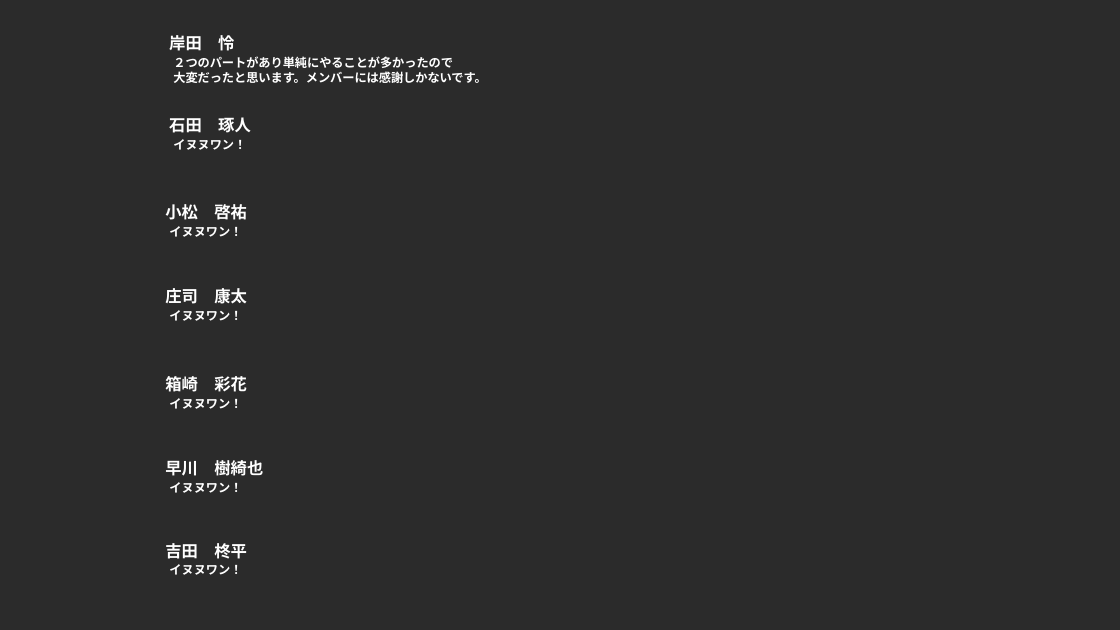
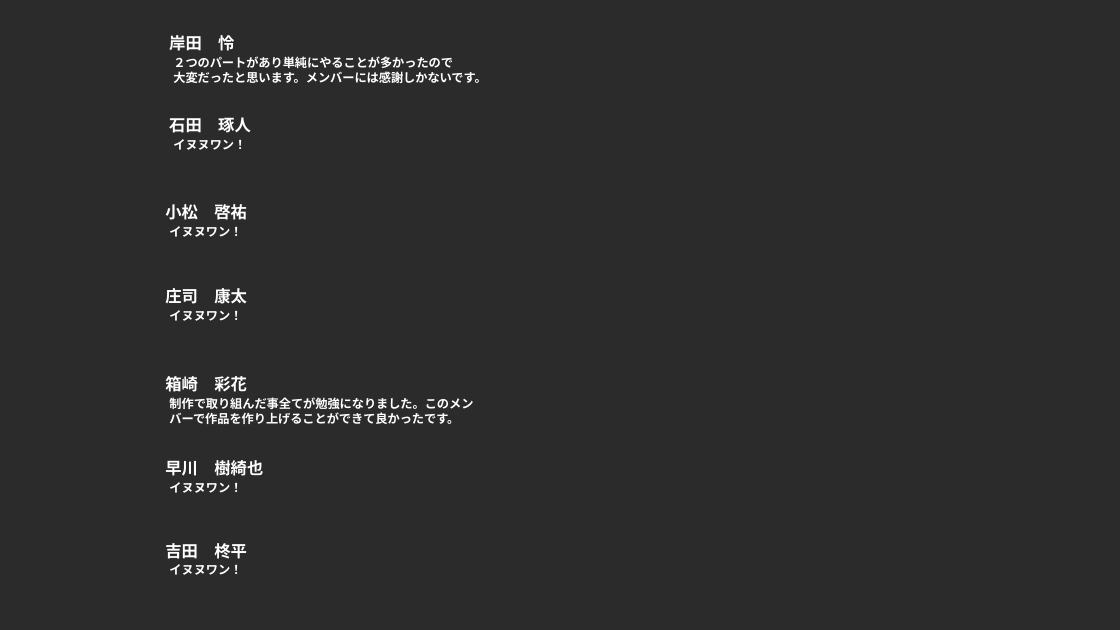
Before and after one commit to ReiKishida/KishidaStudio_Front_Line, a slide deck: slide 1 of パッケージにひとこと.pptx. Drawn at 1120x630 pixels with LibreOffice and Linux fonts; fonts in the diff are those of the drawing; background and template pictures are left out; a plain dark background stands for a picture behind light text. Boxes give left, top, right and bottom in pixels: in the first picture for what was removed or moved away, otherwise in the second. Text is boxed around its words. In the diff, an @@ line names an element or a change of style, - is before the commit and + after.

Commit message:
ひとこと

```diff
--- a/パッケージにひとこと.pptx
+++ b/パッケージにひとこと.pptx
@@ text at box(169, 397, 473, 424): text changed @@
-イヌヌワン！
+制作で取り組んだ事全てが勉強になりました。このメンバーで作品を作り上げることができて良かったです。
```
